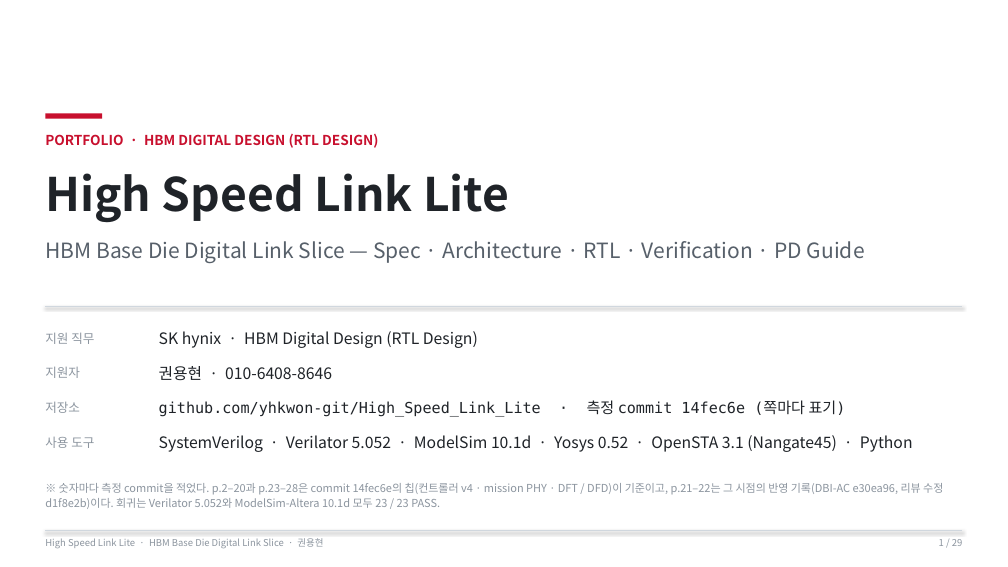
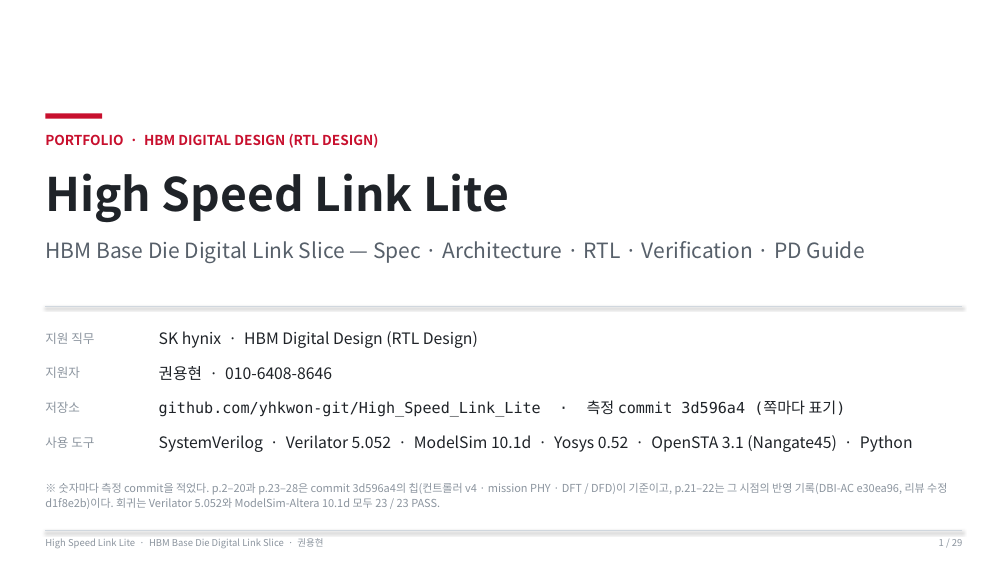
Before and after one commit to yhkwon-git/High_Speed_Link_Lite, a slide deck: slide 1 of portfolio-deck/HighSpeedLinkLite_Portfolio.pptx. Drawn at 1008x567 pixels with LibreOffice and Linux fonts; fonts in the diff are those of the drawing. Boxes give left, top, right and bottom in pixels: in the first picture for what was removed or moved away, otherwise in the second. Text is boxed around its words. In the diff, an @@ line names an element or a change of style, - is before the commit and + after.

```diff
--- a/portfolio-deck/HighSpeedLinkLite_Portfolio.pptx
+++ b/portfolio-deck/HighSpeedLinkLite_Portfolio.pptx
@@ text at [159,400,846,417]: text changed @@
-github.com/yhkwon-git/High_Speed_Link_Lite · 측정 commit 14fec6e (쪽마다 표기)
+github.com/yhkwon-git/High_Speed_Link_Lite · 측정 commit 3d596a4 (쪽마다 표기)
@@ text at [45,483,947,509]: text changed @@
-※ 숫자마다 측정 commit을 적었다. p.2–20과 p.23–28은 commit 14fec6e의 칩(컨트롤러 v4 · mission PHY · DFT / DFD)이 기준이고, p.21–22는 그 시점의 반영 기록(DBI-AC e30ea96, 리뷰 수정 d1f8e2b)이다. 회귀는 Verilator 5.052와 ModelSim-Altera 10.1d 모두 23 / 23 PASS.
+※ 숫자마다 측정 commit을 적었다. p.2–20과 p.23–28은 commit 3d596a4의 칩(컨트롤러 v4 · mission PHY · DFT / DFD)이 기준이고, p.21–22는 그 시점의 반영 기록(DBI-AC e30ea96, 리뷰 수정 d1f8e2b)이다. 회귀는 Verilator 5.052와 ModelSim-Altera 10.1d 모두 23 / 23 PASS.
```
Also in this commit, not shown: 20 other slides changed, 2 other files.
